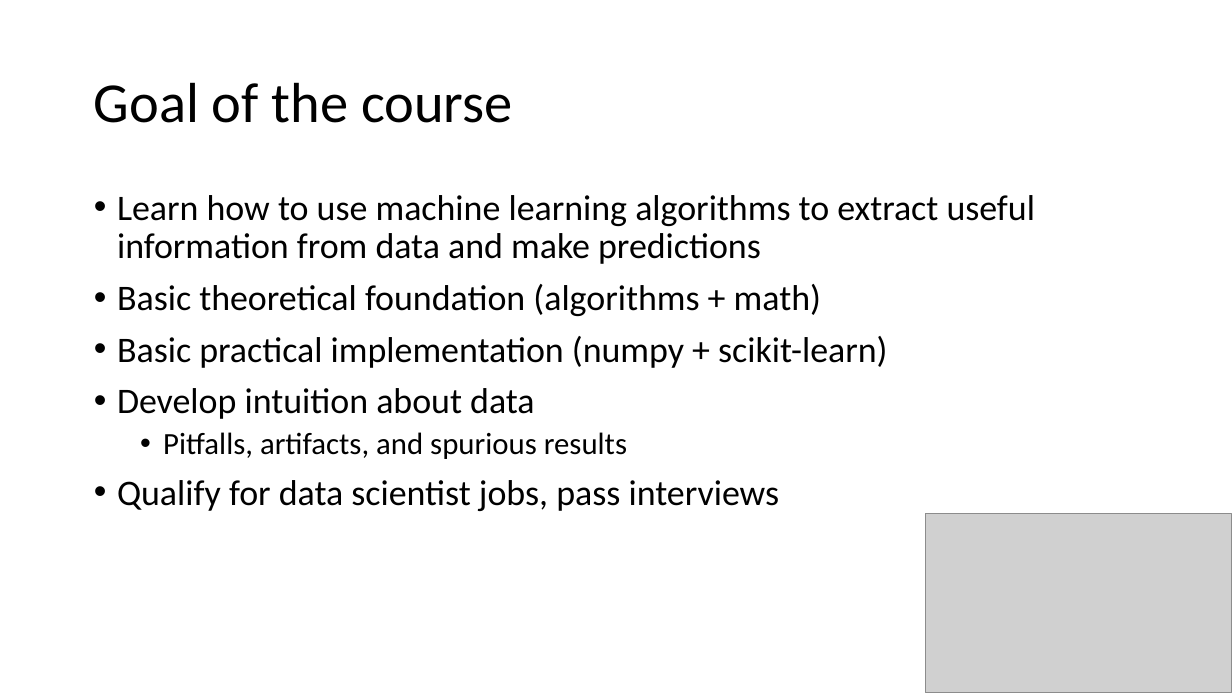
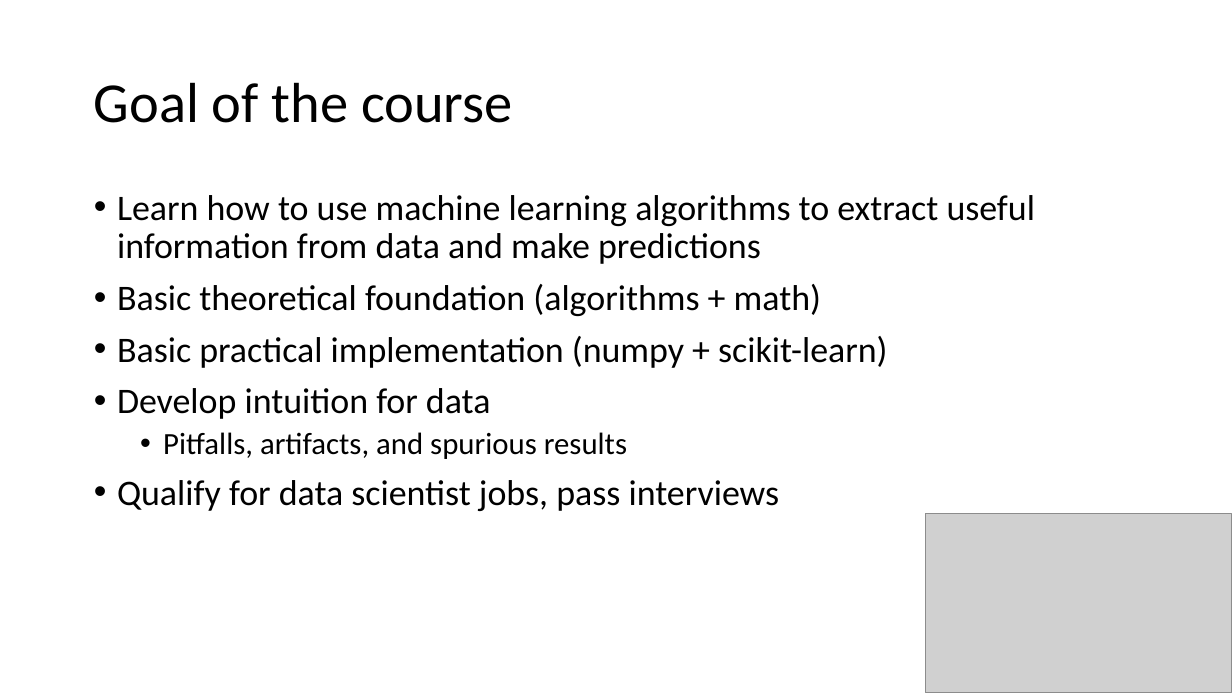
Before and after one commit to russellu/cs405, a slide deck: slide 3 of Lecture_01.pptx. Drawn at 1232x693 pixels with LibreOffice and Linux fonts; fonts in the diff are those of the drawing; grey boxes stand for pictures. Boxes give left, top, right and bottom in pixels: in the first picture for what was removed or moved away, otherwise in the second. Text is boxed around its words. In the diff, an @@ line names an element or a change of style, - is before the commit and + after.

```diff
--- a/Lecture_01.pptx
+++ b/Lecture_01.pptx
@@ text at (117, 388, 491, 419): text changed @@
-• Develop intuition about data
+• Develop intuition for data
```
Also in this commit, not shown: 2 other slides changed, 1 other file.
